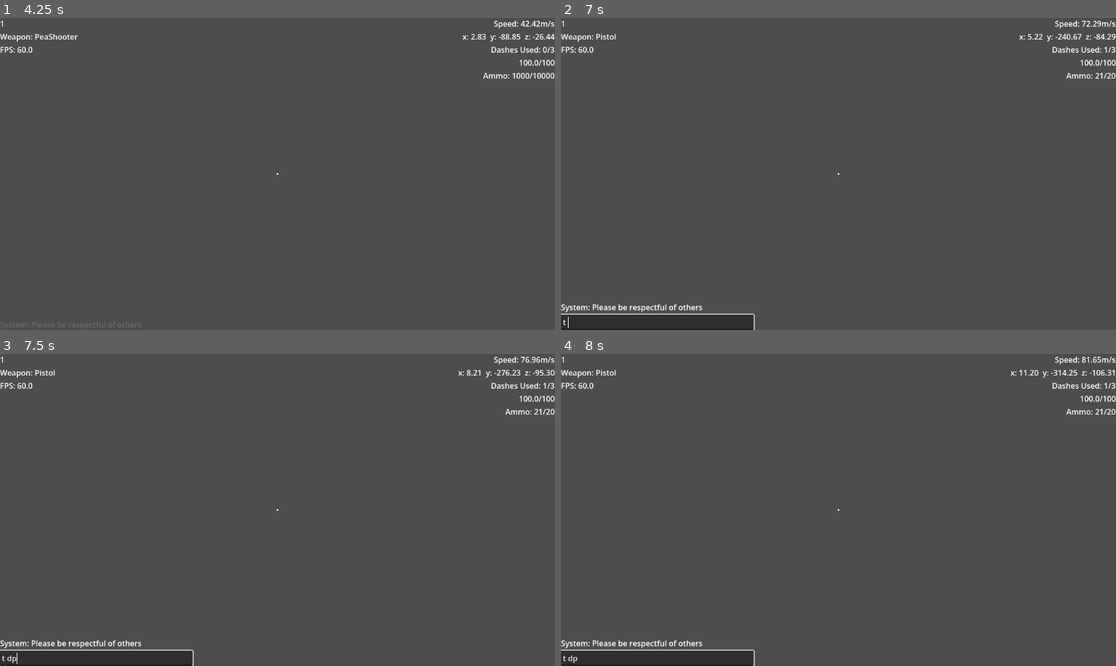
Above: before the commit, frames 1-4 (two rows, left to right).
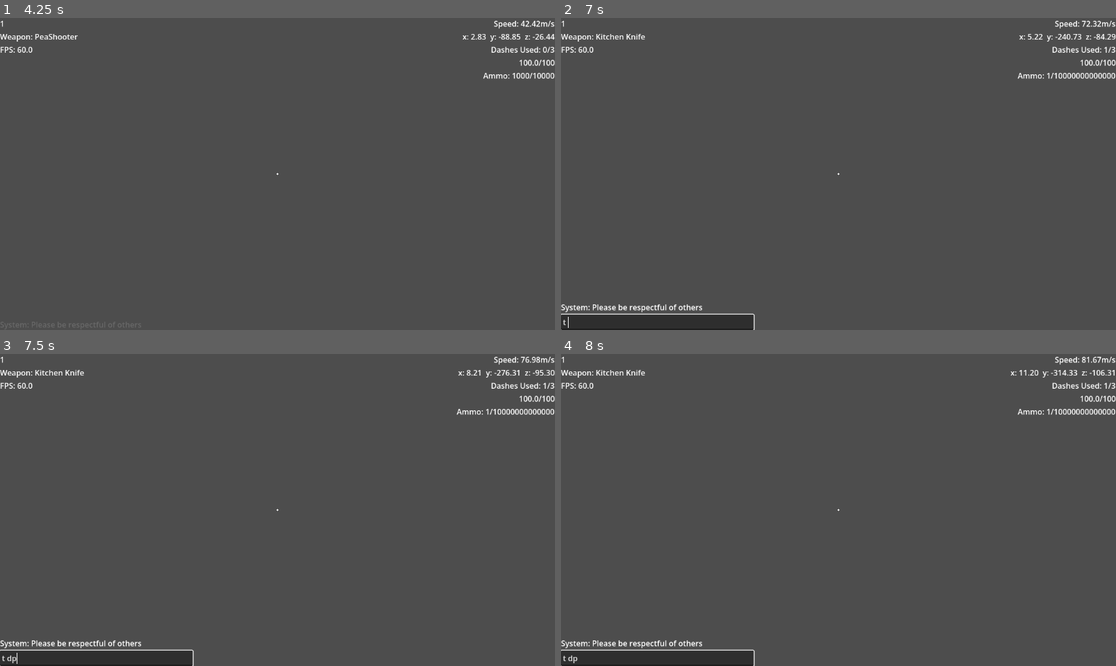
Above: after the commit, the same moments.

Repository: yeet230/Multiplayer-FPS
Game: Godot game, scene res://Actors/Player/Player/Player.tscn
The game is run twice, just before and just after one commit, with the same random seed, the same clock (stepped at 60 frames per second) and the same inputs. This scene is started directly instead of the project's main scene.
Inputs (mouse positions are in pixels of both pictures, inside the frame that each line leads up to):
- Up to frame 1 (4.25 s): tap Enter (ui_accept) at 0.5 s; move the mouse to (305, 174) at 0.52 s; hold P (ballTest) 0.53-1.28 s; hold W (forward) from 0.53 s (still down); tap Space (jump) at 0.77, 1.52, 3.02, 3.77 s; tap Alt (cycle weapon) at 0.8, 1.35, 2.3 s; move the mouse to (249, 174) at 1.27 s; tap P (ballTest) at 1.55, 3.05 s; move the mouse to (288, 167) at 2.02 s; hold P (ballTest) 2.03-2.78 s; move the mouse to (271, 180) at 2.77 s; tap Ctrl (crouch) at 2.85 s; move the mouse to (316, 177) at 3.52 s; hold Alt (cycle weapon) from 3.53 s (still down); tap R (reload) at 4.15 s
- Up to frame 2 (7 s): move the mouse to (794, 170) at 4.27 s; release Alt (cycle weapon) at 4.28 s; tap Shift (dash) at 4.35 s; tap Space (jump) at 4.52, 6.02, 6.77 s; tap P (ballTest) at 4.55, 6.05 s; move the mouse to (844, 174) at 5.02 s; hold F (flash light) 5.03-5.78 s; tap Alt (cycle weapon) at 5.3, 6.8 s; move the mouse to (816, 167) at 5.77 s; release W (forward) at 5.78 s; hold D (right) 5.78-6.53 s; click (816, 167) at 5.85 s; move the mouse to (866, 174) at 6.52 s; hold W (forward) from 6.53 s (still down); hold T (toggle chat) from 6.53 s (still down)
- Up to frame 3 (7.5 s): move the mouse to (166, 525) at 7.27 s; release W (forward) at 7.28 s; release T (toggle chat) at 7.28 s; hold D (right) from 7.28 s (still down); tap P (ballTest) at 7.35 s
- Up to frame 4 (8 s): keep holding D (right); tap Space (jump) at 7.52 s

Frame 1 is identical in both runs. In frame 2, 0.3% of the frame differs, in the area x 6-100%, y 0-20%; in frame 3, 0.3%; in frame 4, 0.3%.
Error in both runs: Cannot call method 'add_child' on a null value. (res://Multiplayer/Manager/multiplayerManager.gd:67)

Commit message:
idk make a knife

Diff:
--- a/Actors/Player/Managers/VisionManager.gd
+++ b/Actors/Player/Managers/VisionManager.gd
@@ -1,6 +1,9 @@
 class_name VisionManager extends Node3D
 
 const CROUCH_TRANSLATE: float = .7 ##How much to change the players height by
+const HEADBOB_MOVE_AMOUNT: float = .06
+const HEADBOB_FREQUENCY: float = 2.4
+var headbob_time: float = 0.0
 
 @export var camerasList: Array[Camera3D] ##An array of cameras to be used in the game for debugging purposes. Always have the first person camera be 0, the first entry in the array
 @export var player: Player
@@ -11,6 +14,11 @@
 
 @onready var head: Node3D = $Head
 @onready var weaponManager: WeaponManager = $Head/Camera3D/WeaponManager
+
+func _input(event: InputEvent) -> void:
+	if !is_multiplayer_authority(): return
+	if event.is_action_pressed("ballTest"):
+		change_camera()
 
 func get_camera() -> Camera3D:
 	return camerasList[activeCamera]
@@ -25,6 +33,9 @@
 	if !is_multiplayer_authority(): return
 	_handle_weapons()
 	#_handle_crouch(delta)
+
+	if player.is_on_floor():
+		_headbob_effect(delta)
 
 var prevState: bool
 func _handle_crouch(_delta : float) -> void:
@@ -52,6 +63,14 @@
 	camerasList[activeCamera].rotate_x(-relative.y * sensitivity)
 	camerasList[activeCamera].rotation_degrees.x = clampf(camerasList[activeCamera].rotation_degrees.x, -90, 90)
 
+func _headbob_effect(delta : float):
+	headbob_time += delta * player.velocity.length()
+	camerasList[activeCamera].transform.origin = Vector3(
+		cos(headbob_time * HEADBOB_FREQUENCY * 0.5) * HEADBOB_MOVE_AMOUNT,
+		sin(headbob_time * HEADBOB_FREQUENCY) * HEADBOB_MOVE_AMOUNT,
+		0
+	)
+
 func _handle_weapons() -> void:
 	if Input.is_action_just_pressed("player_shoot"):
 		weaponManager.player_trigger_pressed()
--- a/Actors/Player/Managers/playerController.gd
+++ b/Actors/Player/Managers/playerController.gd
@@ -44,20 +44,10 @@
 
 
 func _instantiate_UI() -> void:
-	var uiScene = preload("res://Actors/Player/PlayerUI.tscn")
+	var uiScene = preload("res://Actors/Player/playerUI.tscn")
 	ui = uiScene.instantiate()
 	ui.set_multiplayer_authority(get_multiplayer_authority())
 	$PlayerUI.add_child(ui)
-
-@rpc("any_peer", "call_local", "unreliable_ordered")
-func take_damage(dmg : float) -> void:
-	#print("Ouch that hurt ", dmg)
-	curHealth -= dmg
-
-	if curHealth <= 0.0:
-		position = get_parent().random_player_spawn()
-		curHealth = maxHealth
-
 
 @rpc("any_peer", "call_local", "unreliable")
 func _handle_multiplayer_flashlight_update(nameID : String, newMode : bool) -> void:
--- a/Actors/Player/Player/Player.tscn
+++ b/Actors/Player/Player/Player.tscn
@@ -97,7 +97,7 @@
 unique_name_in_owner = true
 transform = Transform3D(1, 0, 0, 0, 1, 0, 0, 0, 1, 0, 1.7, 0)
 script = ExtResource("3_cm46x")
-camerasList = [NodePath("Head/Camera3D")]
+camerasList = [NodePath("Head/Camera3D"), NodePath("Head/Camera3D2"), NodePath("Head/Camera3D3")]
 player = NodePath("..")
 metadata/_custom_type_script = "uid://dfi4sxowkt2kg"
 
@@ -117,9 +117,16 @@
 
 [node name="WeaponManager" parent="VisionManager/Head/Camera3D" unique_id=1351833858 instance=ExtResource("4_ie3x2")]
 
+[node name="Camera3D2" type="Camera3D" parent="VisionManager/Head" unique_id=1731746499]
+transform = Transform3D(1, 0, 0, 0, 0.94278723, 0.33339489, 0, -0.33339489, 0.94278723, 0, 1.0064216, 2.3763356)
+
+[node name="Camera3D3" type="Camera3D" parent="VisionManager/Head" unique_id=1947500759]
+transform = Transform3D(-4.371139e-08, 0, 1, 0, 1, 0, -1, 0, -4.371139e-08, 2.1794257, -0.09698033, -1.834208)
+
 [node name="Body" type="CollisionShape3D" parent="." unique_id=787432299]
 unique_name_in_owner = true
 transform = Transform3D(1, 0, 0, 0, 1, 0, 0, 0, 1, 0, 1, 0)
+visible = false
 shape = SubResource("CapsuleShape3D_0rwas")
 debug_color = Color(0, 0.6, 0.69803923, 1)
 
--- a/Actors/Player/Weapon System/Weapon Manager/WeaponManager.gd
+++ b/Actors/Player/Weapon System/Weapon Manager/WeaponManager.gd
@@ -2,15 +2,21 @@
 
 enum weaponOptions {
 	Pistol,
-	SubMachine,
+	Submachine,
 	Shotgun,
 	fr_f2,
 	PeaShooter,
 	GodsGum,
+	Knife,
 }
 
-@export var primary : weaponOptions
-@export var secondary : weaponOptions
+var weaponUpgrades: Array = [
+	Pistol,
+	Submachine,
+	FR_F2,
+	Shotgun,
+	Knife
+]
 
 var weapons : Array = [
 	Pistol,
@@ -19,6 +25,7 @@
 	FR_F2,
 	PeaShooter,
 	GodsGum,
+	Knife,
 ]
 
 var weaponAmount = weapons.size() #2 if !Globals.debug else
@@ -31,7 +38,7 @@
 
 func _ready() -> void:
 	if !is_multiplayer_authority(): return
-	_equip_new_weapon(weapons[primary].new())
+	_equip_new_weapon(weaponUpgrades[activeWeapon].new())
 
 func _input(event: InputEvent) -> void:
 	if !is_multiplayer_authority(): return
@@ -78,5 +85,6 @@
 
 
 func cycle_weapon() -> void:
-	activeWeapon = (activeWeapon + 1) % weaponAmount
-	_equip_new_weapon(weapons[activeWeapon].new())
+	if Globals.debug:
+		activeWeapon = (activeWeapon + 1) % weaponAmount
+		_equip_new_weapon(weapons[activeWeapon].new())
--- a/Actors/Player/Weapon System/Weaponbase.gd
+++ b/Actors/Player/Weapon System/Weaponbase.gd
@@ -6,7 +6,8 @@
 	BURST_FIRE,
 	AUTOMATIC_FIRE,
 	SHOTGUN_FIRE,
-	CHARGED_SHOT
+	CHARGED_SHOT,
+	Meele
 }
 
 enum reloadStyle {
@@ -15,16 +16,15 @@
 	N_A,
 }
 
-var timer: Timer
-
 var triggerHeld: bool = false
 var canShoot: bool= true
 var isReloading: bool = false
 
 var weaponName: String
+
 var mesh
-var meshPositionOffSet: Vector3 = Vector3(.462, -.307, -.458)
-var meshScale: Vector3 = Vector3(.5, .5, .5)
+var meshPositionOffSet: Vector3
+var meshScale: Vector3
 
 var fireMode: shootingTypes ##Choose one of the types in "shootingTypes"
 var reloadMode: reloadStyle
@@ -58,7 +58,7 @@
 	if loadedCount > 0:
 		manager.perform_hitscan(distance, weaponName, bulletDamage, spread)
 
-	await timer.create_timer(fireRate).timeout
+	await get_tree().create_timer(fireRate).timeout
 	canShoot = true
 
 	match fireMode:
--- /dev/null
+++ b/Actors/Player/Weapon System/Weapons/Melee/Knife.gd
@@ -0,0 +1,12 @@
+class_name Knife extends WeaponBase
+
+func _init() -> void:
+	weaponName = "Kitchen Knife"
+
+	reloadMode = reloadStyle.Mag
+	reloadTime = 1.0
+	fireMode = shootingTypes.AUTOMATIC_FIRE
+	fireRate = 0.01
+	magSize = 10000000000000
+	spread = 100.0
+	distance = 2
--- a/Levels/Mainlevel.tscn
+++ b/Levels/Mainlevel.tscn
@@ -26,6 +26,7 @@
 mesh = SubResource("PlaneMesh_c7p05")
 
 [node name="StaticBody3D" type="StaticBody3D" parent="Floor" unique_id=821020772]
+visible = false
 
 [node name="CollisionShape3D" type="CollisionShape3D" parent="Floor/StaticBody3D" unique_id=1779701059]
 shape = SubResource("ConvexPolygonShape3D_nqor8")
--- a/globals.gd
+++ b/globals.gd
@@ -37,6 +37,10 @@
 	"GodsGum" : {
 		"ammo" : 1000,
 		"weaponDamage" : 10,
+	},
+	"Kitchen Knife" : {
+		"ammo" : 1,
+		"weaponDamage" : 50,
 	}
 }
 
Renamed: Actors/Player/Weapon System/Weapons/GodsGum.gd -> Actors/Player/Weapon System/Weapons/Debug/GodsGum.gd
Renamed: Actors/Player/Weapon System/Weapons/GodsGum.gd.uid -> Actors/Player/Weapon System/Weapons/Debug/GodsGum.gd.uid
Renamed: Actors/Player/Weapon System/Weapons/Peashooter.gd -> Actors/Player/Weapon System/Weapons/Debug/Peashooter.gd
Renamed: Actors/Player/Weapon System/Weapons/Peashooter.gd.uid -> Actors/Player/Weapon System/Weapons/Debug/Peashooter.gd.uid
Not shown, added: Actors/Player/Weapon System/Weapons/Melee/Knife.gd.uid
Renamed: Actors/Player/Weapon System/Weapons/FR_F2.gd -> Actors/Player/Weapon System/Weapons/Ranged/FR_F2.gd
Renamed: Actors/Player/Weapon System/Weapons/FR_F2.gd.uid -> Actors/Player/Weapon System/Weapons/Ranged/FR_F2.gd.uid
Renamed: Actors/Player/Weapon System/Weapons/Pistol.gd -> Actors/Player/Weapon System/Weapons/Ranged/Pistol.gd
Renamed: Actors/Player/Weapon System/Weapons/Pistol.gd.uid -> Actors/Player/Weapon System/Weapons/Ranged/Pistol.gd.uid
Renamed: Actors/Player/Weapon System/Weapons/Shotgun.gd -> Actors/Player/Weapon System/Weapons/Ranged/Shotgun.gd
Renamed: Actors/Player/Weapon System/Weapons/Shotgun.gd.uid -> Actors/Player/Weapon System/Weapons/Ranged/Shotgun.gd.uid
Renamed: Actors/Player/Weapon System/Weapons/Submachine.gd -> Actors/Player/Weapon System/Weapons/Ranged/Submachine.gd
(and 2 more such lines)
